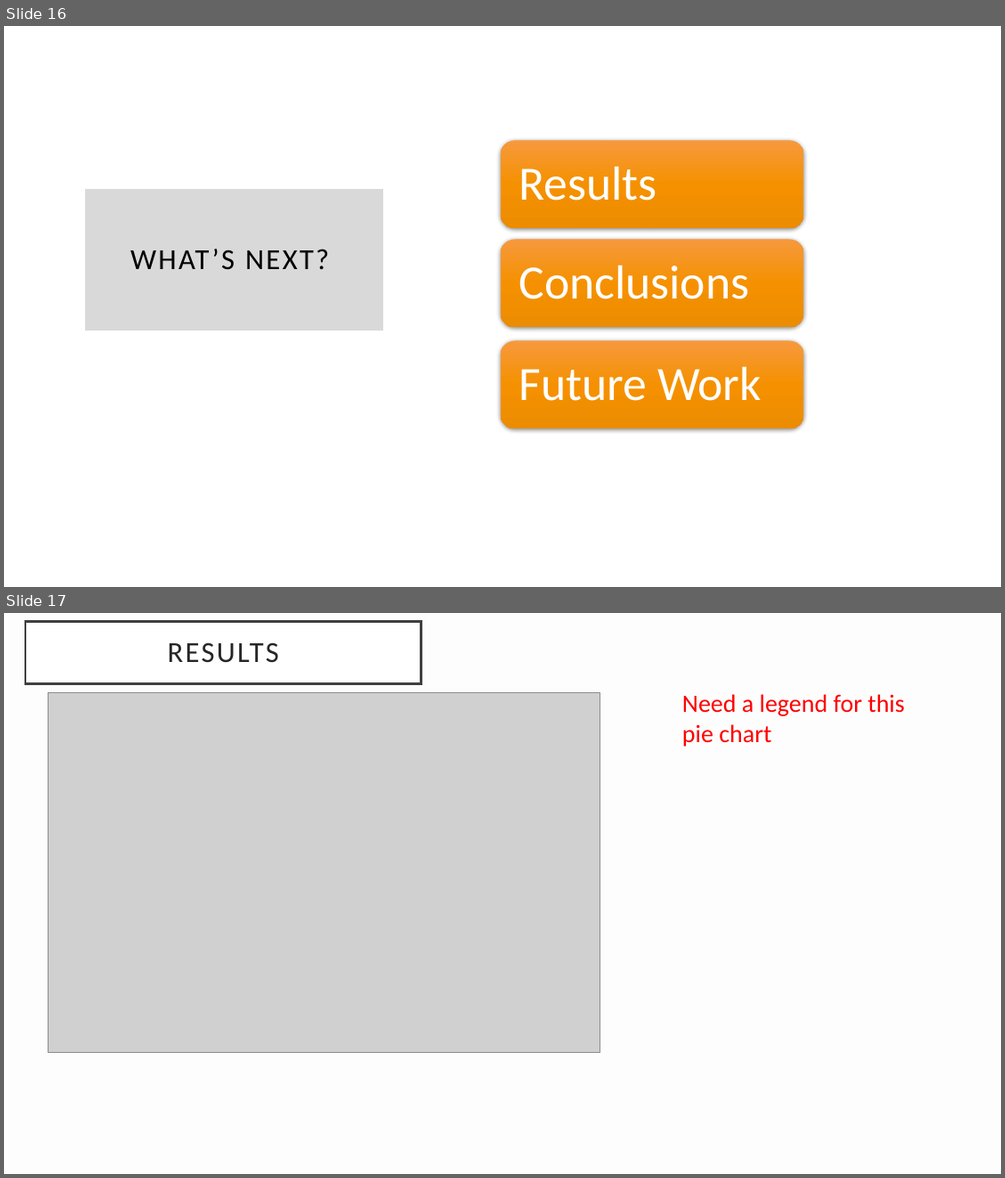
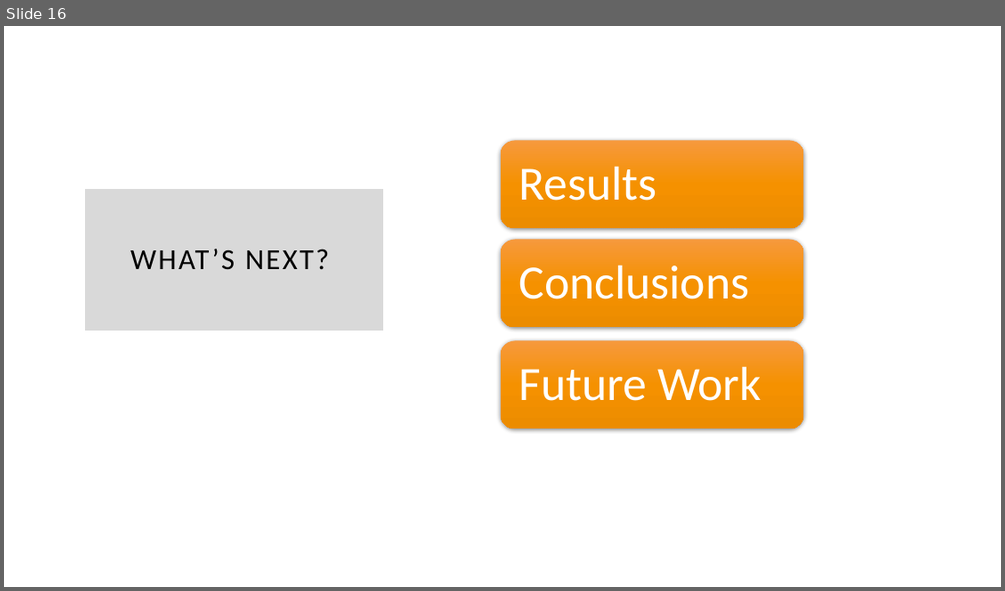
Before and after one commit to shrawantee/Project-Analysis-of-Violent-Crime-in-LA, a slide deck: Presentation/LACity Crime-Final Slides.pptx. Shown one above the other, each under a label of ours: slides 16 and 17 before the commit, slide 16 after it. The pictures are 1005x1178 and 1005x591 pixels, drawn with LibreOffice and Linux fonts; fonts in the diff are those of the drawing; grey boxes stand for pictures. Boxes give left, top, right and bottom in pixels: in the first picture for what was removed or moved away, otherwise in the second. Text is boxed around its words. In the diff, an @@ line names an element or a change of style, - is before the commit and + after.

```diff
--- a/Presentation/LACity Crime-Final Slides.pptx
+++ b/Presentation/LACity Crime-Final Slides.pptx
@@ slide 17 removed at box(4, 613, 1001, 1174), background #DDDDDD at 4% opacity @@
@@ title removed at box(25, 622, 421, 684) @@
-RESULTS
@@ picture removed at box(48, 693, 600, 1052) @@
@@ text removed at box(682, 694, 904, 747) @@
-Need a legend for this pie chart
```
Also in this commit, not shown: 7 slides changed, 8 slides added, 4 other slides removed, 1 other file.
